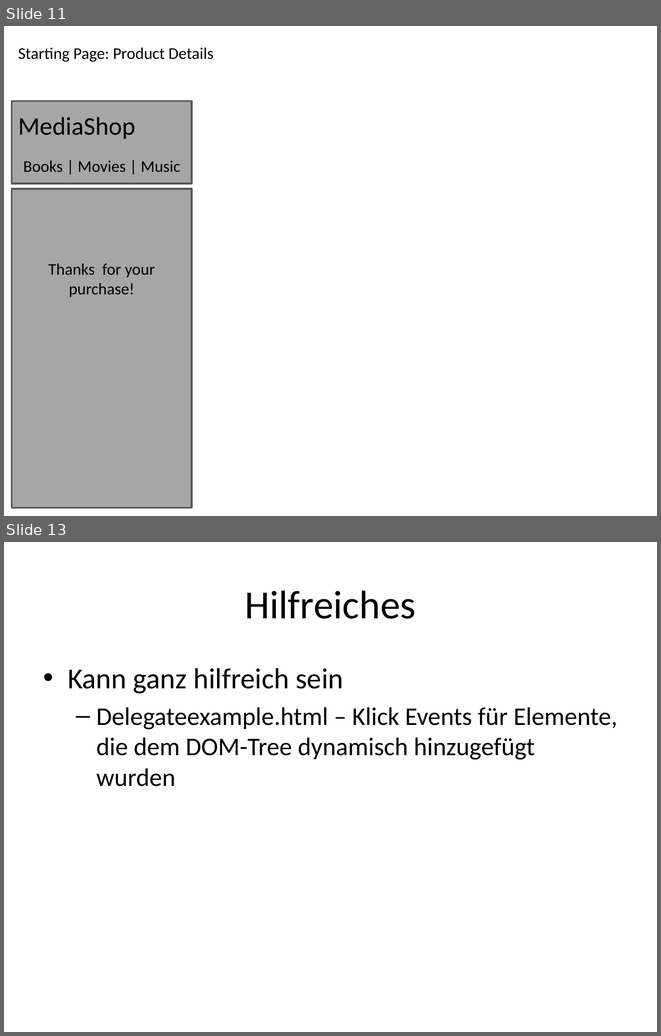
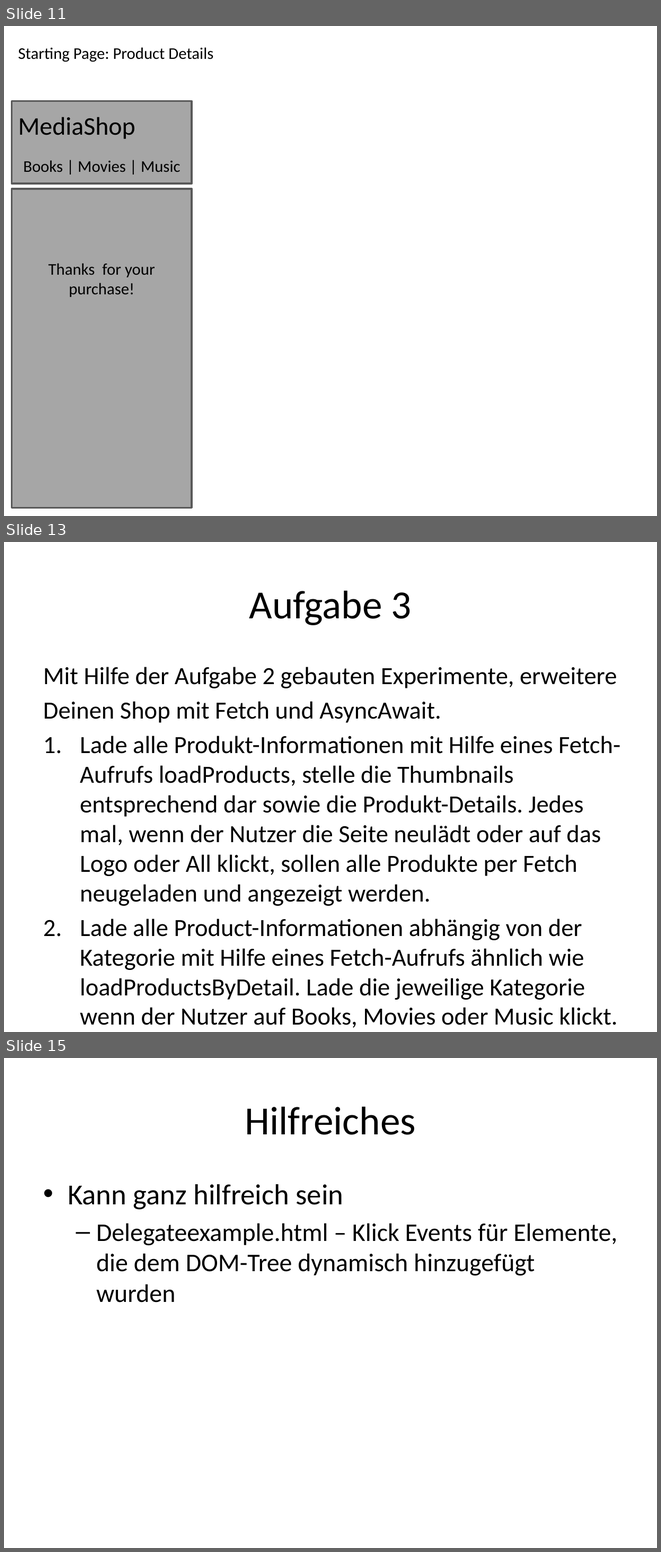
Before and after one commit to michakobs/fbw14, a slide deck: javascript/56_shop/task_de.pptx. Shown one above the other, each under a label of ours: slides 11 and 13 before the commit, slides 11, 13 and 15 after it; the slides between them are not shown. The pictures are 661x1036 and 661x1552 pixels, drawn with LibreOffice and Linux fonts; fonts in the diff are those of the drawing. Boxes give left, top, right and bottom in pixels: in the first picture for what was removed or moved away, otherwise in the second. Text is boxed around its words. In the diff, an @@ line names an element or a change of style, - is before the commit and + after.

```diff
--- a/javascript/56_shop/task_de.pptx
+++ b/javascript/56_shop/task_de.pptx
@@ slide 13 added at bbox=[4, 542, 657, 1032], background #FFFFFF @@
@@ title added at bbox=[249, 590, 412, 625], 44 pt, text #000000 @@
+Aufgabe 3
@@ text added at bbox=[43, 667, 620, 1027], 27.2 pt, text #000000 @@
+Mit Hilfe der Aufgabe 2 gebauten Experimente, erweitere
+Deinen Shop mit Fetch und AsyncAwait.
+1. Lade alle Produkt-Informationen mit Hilfe eines Fetch-Aufrufs loadProducts, stelle die Thumbnails entsprechend dar sowie die Produkt-Details. Jedes mal, wenn der Nutzer die Seite neulädt oder auf das Logo oder All klickt, sollen alle Produkte per Fetch neugeladen und angezeigt werden.
+2. Lade alle Product-Informationen abhängig von der Kategorie mit Hilfe eines Fetch-Aufrufs ähnlich wie loadProductsByDetail. Lade die jeweilige Kategorie wenn der Nutzer auf Books, Movies oder Music klickt.
@@ what was slide 13 is now slide 15 @@
```
Also in this commit, not shown: 1 slide changed, 1 other slide added, 1 other file.
